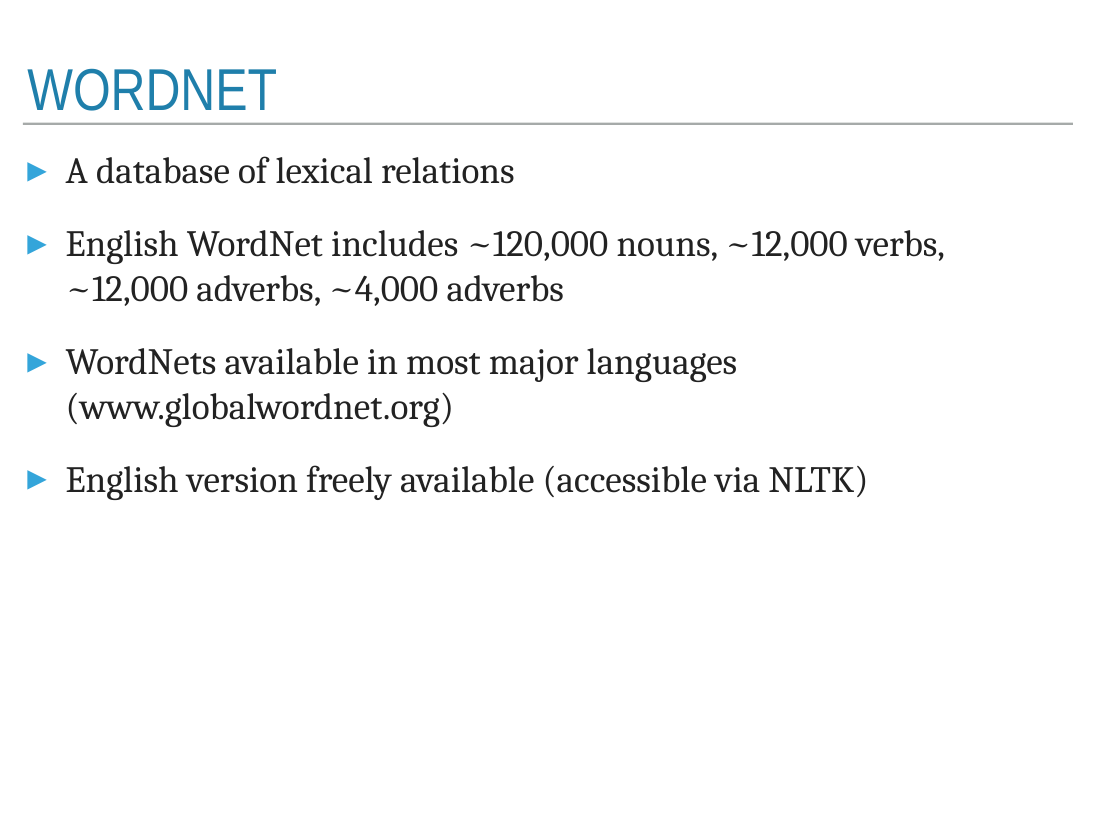
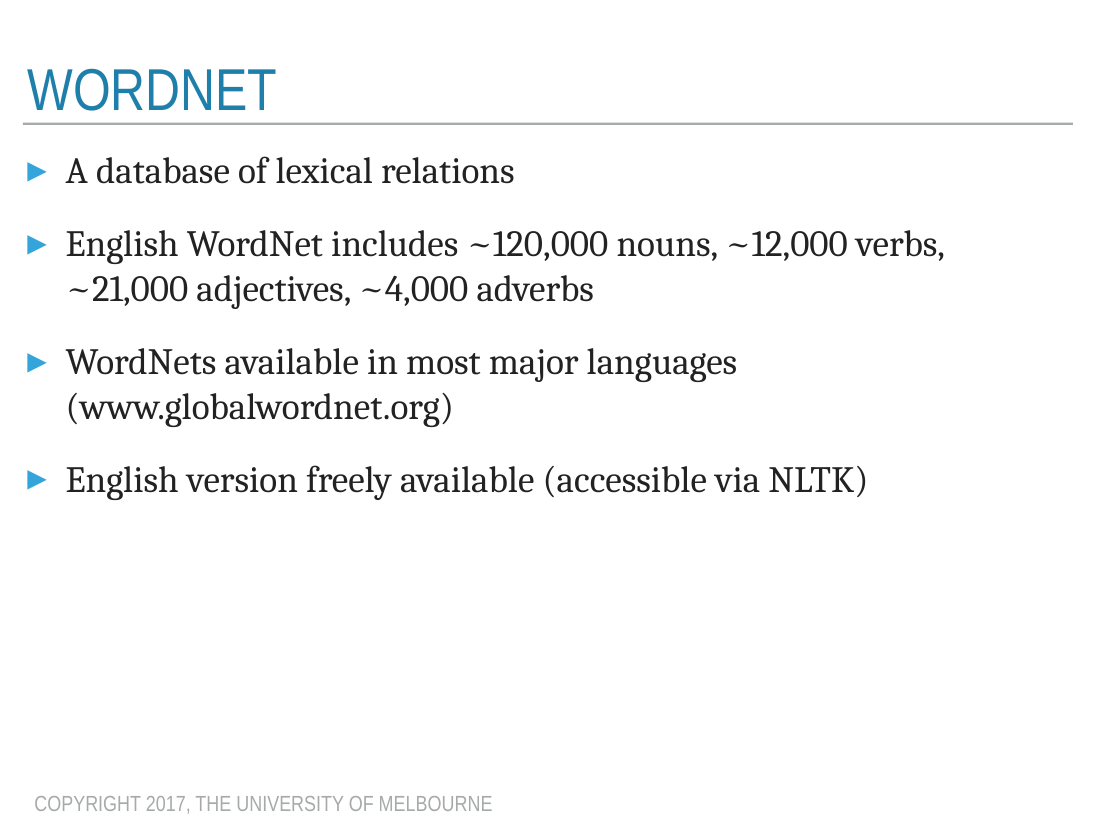
Before and after one commit to trevorcohn/comp90042, a slide deck: slide 6 of slides/WSTA_L8_lexical_semantics.pptx. Drawn at 1120x840 pixels with LibreOffice and Linux fonts; fonts in the diff are those of the drawing. Boxes give left, top, right and bottom in pixels: in the first picture for what was removed or moved away, otherwise in the second. Text is boxed around its words. In the diff, an @@ line names an element or a change of style, - is before the commit and + after.

```diff
--- a/slides/WSTA_L8_lexical_semantics.pptx
+++ b/slides/WSTA_L8_lexical_semantics.pptx
@@ text at (x1=66, y1=230, x2=945, y2=309): text changed @@
-▸ English WordNet includes ~120,000 nouns, ~12,000 verbs, ~12,000 adverbs, ~4,000 adverbs
+▸ English WordNet includes ~120,000 nouns, ~12,000 verbs, ~21,000 adjectives, ~4,000 adverbs
@@ text added at (x1=34, y1=796, x2=493, y2=814), 20 pt, text #A6AAA9 @@
+COPYRIGHT 2017, THE UNIVERSITY OF MELBOURNE
```
Also in this commit, not shown: 19 other slides changed, 1 other file.
